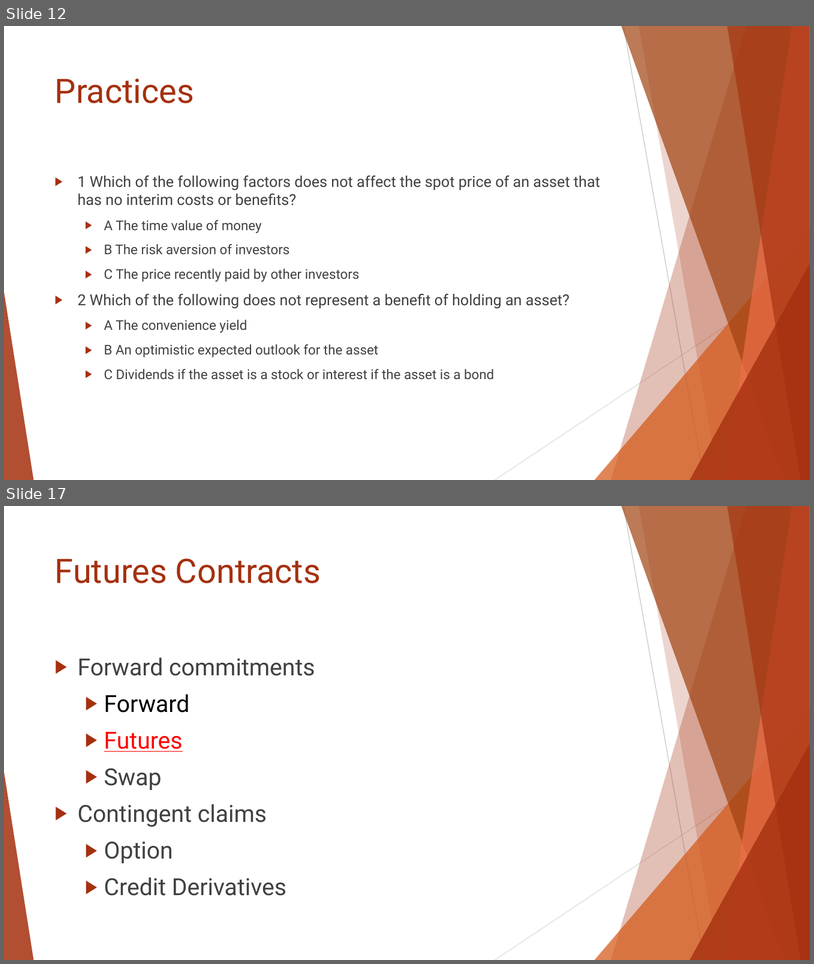
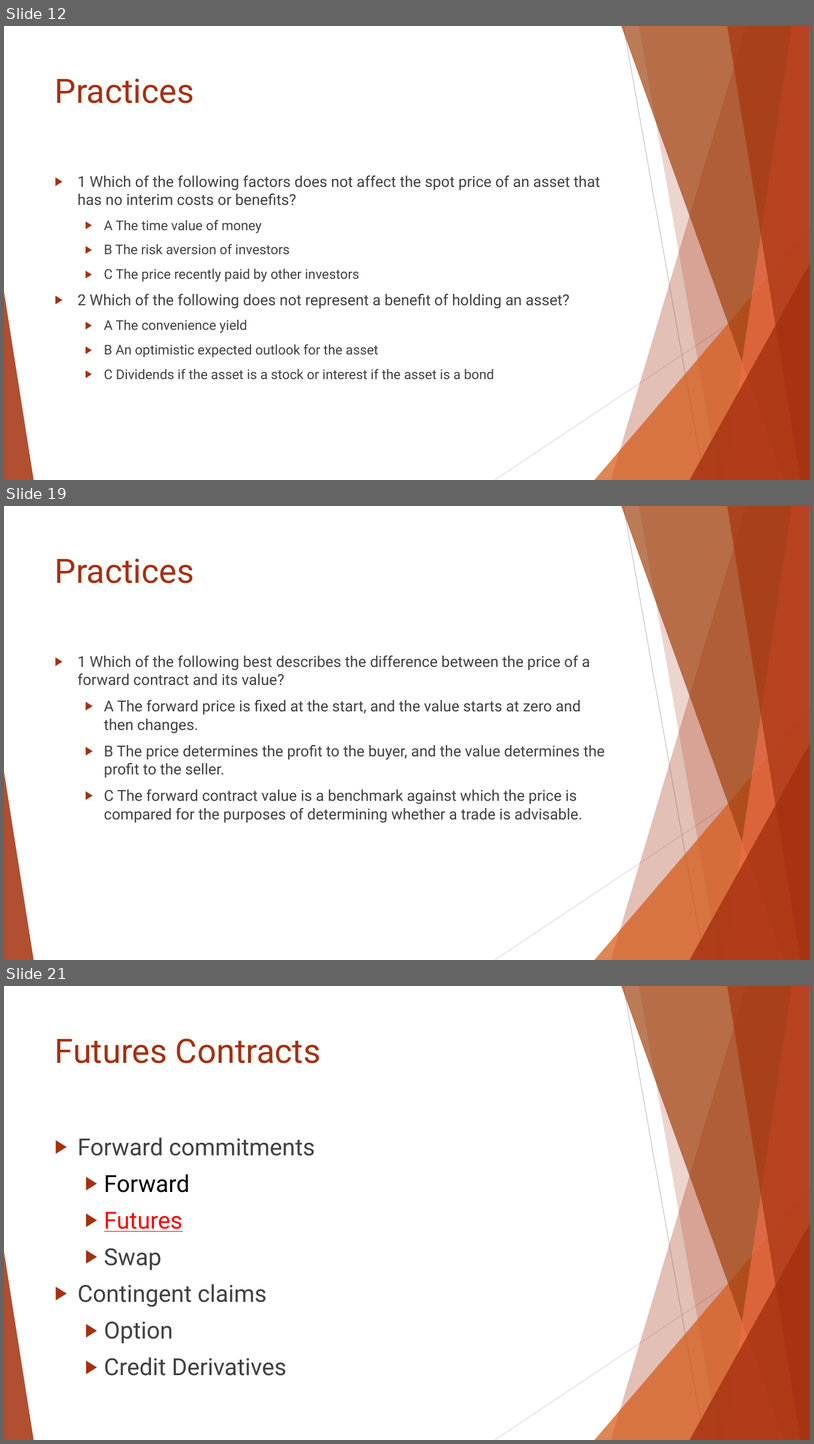
Before and after one commit to Isco0530/data, a slide deck: Reading 46.pptx. Shown one above the other, each under a label of ours: slides 12 and 17 before the commit, slides 12, 19 and 21 after it; the slides between them are not shown. The pictures are 814x964 and 814x1444 pixels, drawn with LibreOffice and Linux fonts; fonts in the diff are those of the drawing. Boxes give left, top, right and bottom in pixels: in the first picture for what was removed or moved away, otherwise in the second. Text is boxed around its words. In the diff, an @@ line names an element or a change of style, - is before the commit and + after.

```diff
--- a/Reading 46.pptx
+++ b/Reading 46.pptx
@@ slide 19 added at [4, 506, 810, 960], background #FFFFFF; not listed: 10 template elements that a slide beside it also shows @@
@@ title added at [55, 558, 195, 583], 40 pt, text #A5300F @@
+Practices
@@ text added at [78, 655, 605, 823], 18 pt, text #404040 @@
+▶ 1 Which of the following best describes the difference between the price of a forward contract and its value?
+  ▶ A The forward price is fixed at the start, and the value starts at zero and then changes.
+  ▶ B The price determines the profit to the buyer, and the value determines the profit to the seller.
+  ▶ C The forward contract value is a benchmark against which the price is compared for the purposes of determining whether a trade is advisable.
@@ what was slide 17 is now slide 21 @@
```
Also in this commit, not shown: 4 slides changed, 3 other slides added.
